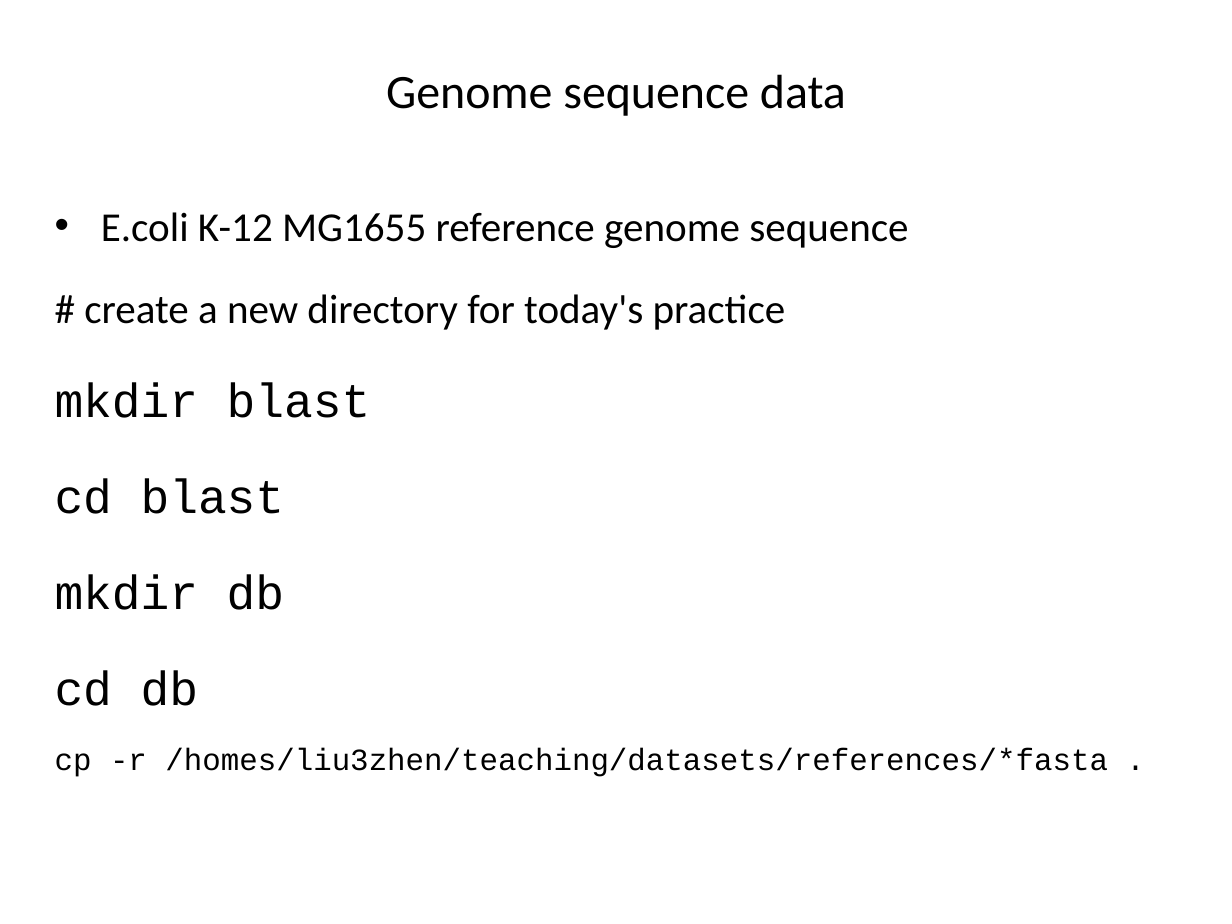
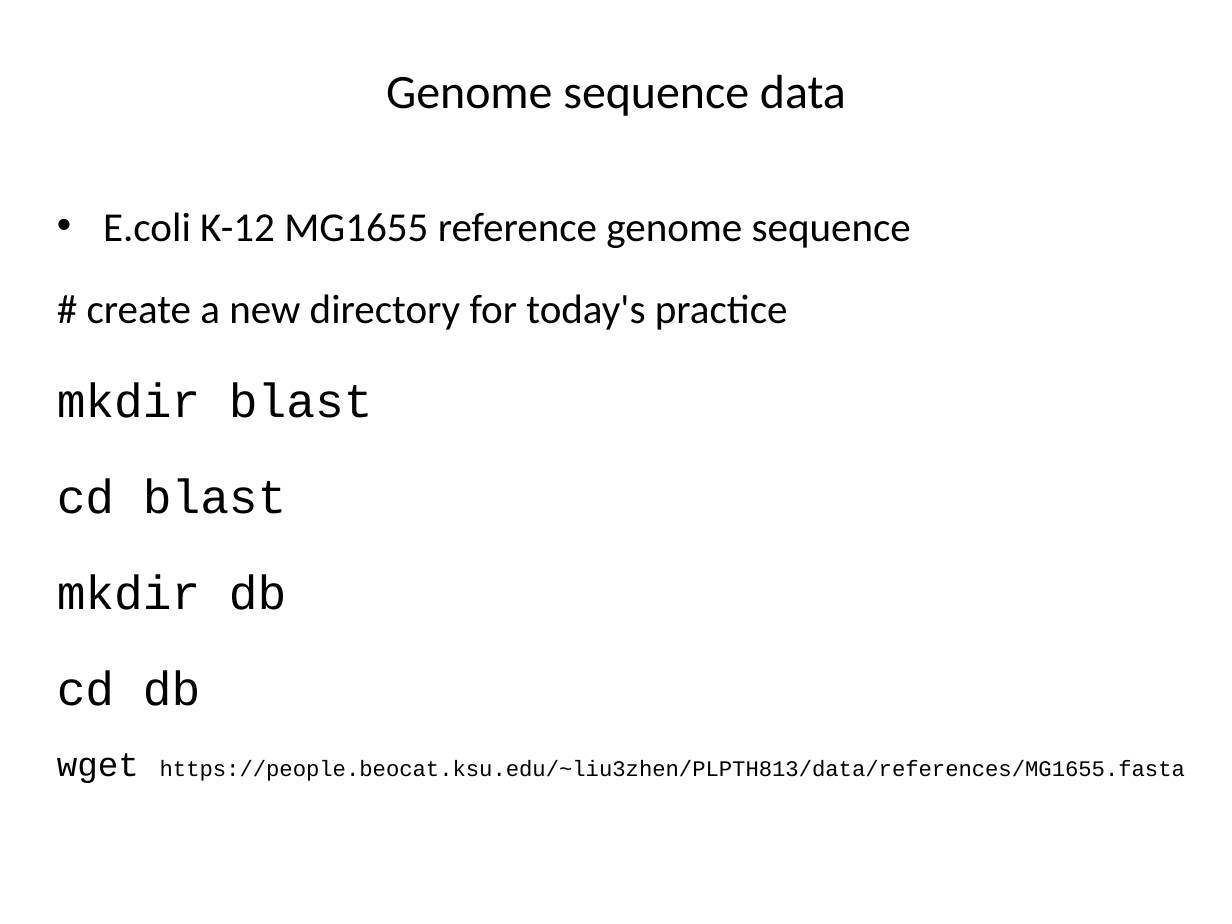
Before and after one commit to liu3zhenlab/teaching, a slide deck: slide 11 of PLPTH813Bioinformatis/2023/labs/lab05_alignment.pptx (slide 10 before the commit). Drawn at 1232x924 pixels with LibreOffice and Linux fonts; fonts in the diff are those of the drawing. Boxes give left, top, right and bottom in pixels: in the first picture for what was removed or moved away, otherwise in the second. Text is boxed around its words. In the diff, an @@ line names an element or a change of style, - is before the commit and + after.

```diff
--- a/PLPTH813Bioinformatis/2023/labs/lab05_alignment.pptx
+++ b/PLPTH813Bioinformatis/2023/labs/lab05_alignment.pptx
@@ text at (57, 753, 1185, 783): text changed; size 18 to 13 pt @@
-cp -r /homes/liu3zhen/teaching/datasets/references/*fasta .
+wget https://people.beocat.ksu.edu/~liu3zhen/PLPTH813/data/references/MG1655.fasta
```
Also in this commit, not shown: 6 other slides changed, 3 slides added, 1 slide removed, 3 other files.
